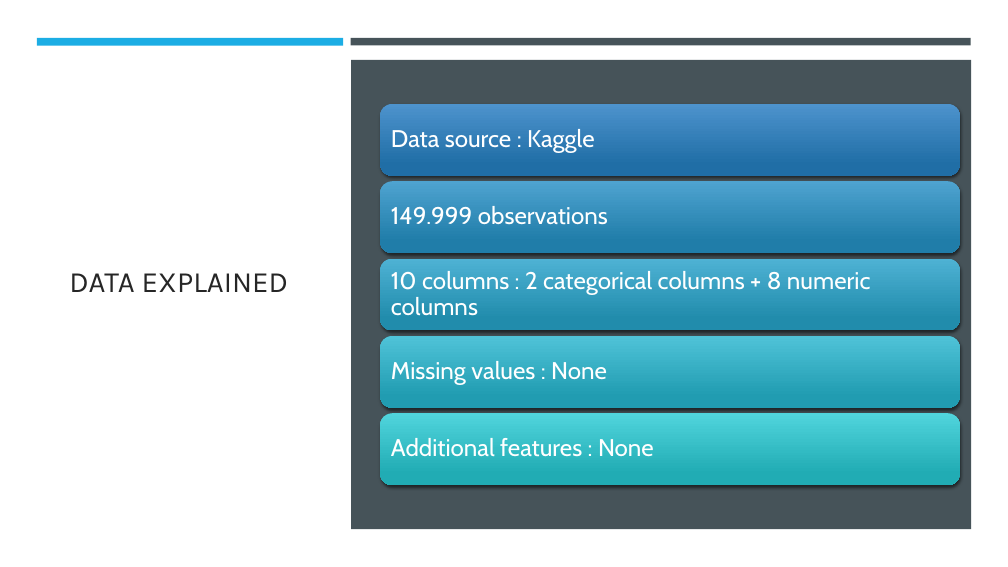
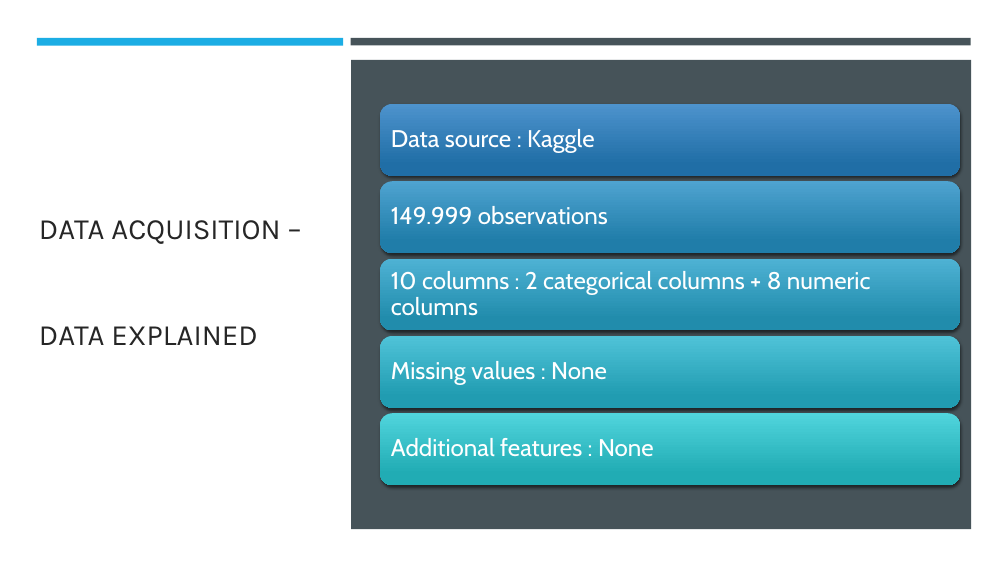
Before and after one commit to IsabelleUslu/InstituteOfDataLabs, a slide deck: slide 5 of IOD Projects/MP2New/New - Predicting Employee Attrition.pptx (slide 4 before the commit). Drawn at 1008x567 pixels with LibreOffice and Linux fonts; fonts in the diff are those of the drawing. Boxes give left, top, right and bottom in pixels: in the first picture for what was removed or moved away, otherwise in the second. Text is boxed around its words. In the diff, an @@ line names an element or a change of style, - is before the commit and + after.

```diff
--- a/IOD Projects/MP2New/New - Predicting Employee Attrition.pptx
+++ b/IOD Projects/MP2New/New - Predicting Employee Attrition.pptx
@@ title at (39, 220, 280, 345): text changed @@
-DATA EXPLAINED
+DATA ACQUISITION –
+DATA EXPLAINED
```
Also in this commit, not shown: 17 other slides changed, 1 slide added, 2 other files.
